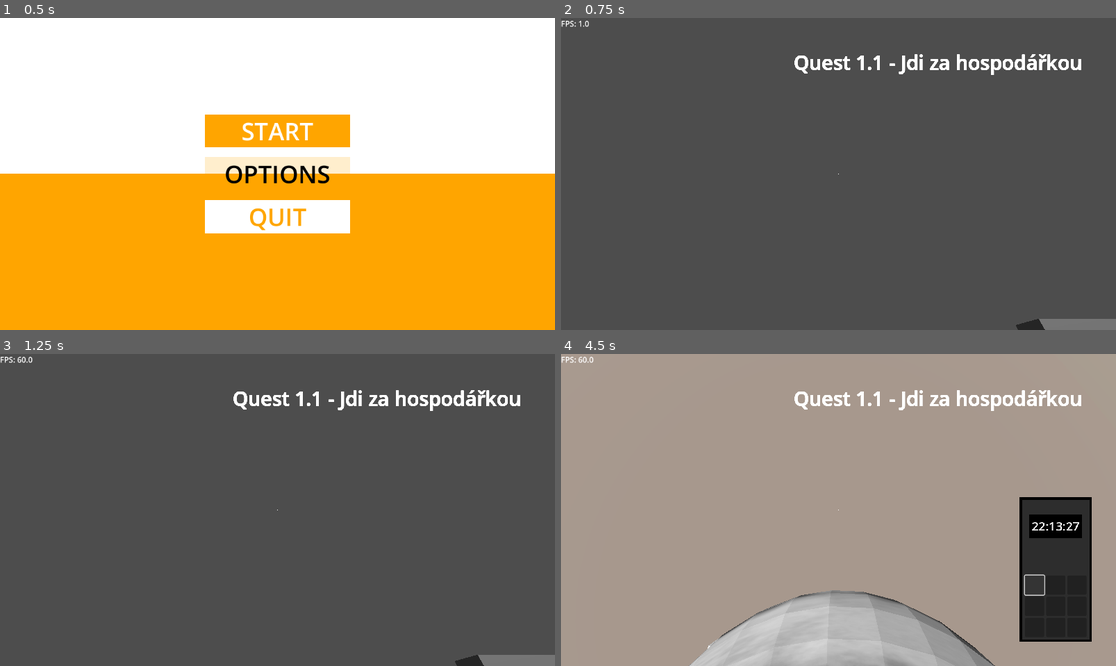
Above: before the commit, frames 1-4 (two rows, left to right).
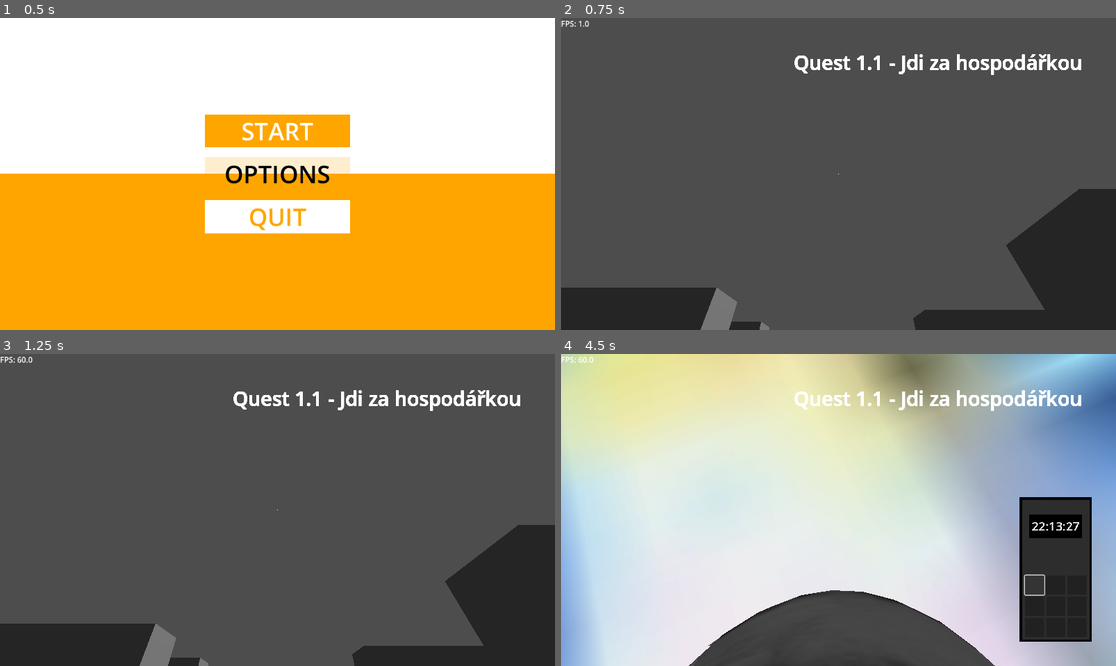
Above: after the commit, the same moments.

Repository: StrahovGameDev/StraHov
Game: Godot game, scene res://00main_scene/game_manager.tscn
Two runs of this game, one before a commit and one after it. Both use one fixed random seed, a clock stepped at 60 frames per second and the inputs below. Video files are missing from this copy of the repository; at most half a second of black plays in their place.
Inputs (mouse positions are in pixels of both pictures, inside the frame that each line leads up to):
- Up to frame 1 (0.5 s): no input
- Up to frame 2 (0.75 s): click "START" at 0.5 s
- Up to frame 3 (1.25 s): no input
- Up to frame 4 (4.5 s): tap Enter (enter) at 1.25 s; move the mouse to (866, 510) at 1.27 s; hold E (accept) 1.28-2.03 s; hold Space (fly_up) 1.28-4.25 s; move the mouse to (810, 510) at 2.02 s; tap Ctrl (duck) at 2.1 s; tap E (accept) at 2.75, 3.5 s; move the mouse to (849, 503) at 2.77 s; hold Enter (enter) 2.78-3.53 s; move the mouse to (832, 516) at 3.52 s; tap Q (phone) at 3.6 s; click (1032, 584) at 4.25 s

Frame 1 is identical in both runs. In frame 2, 12% of the frame differs, in the area x 0-100%, y 54-100%; in frame 3, 12%; in frame 4, 91%, in the area x 0-100%, y 0-100%.

Commit message:
feat: Moved stuff around
Moved blocks to match the map

Diff:
--- a/00main_scene/game_manager.tscn
+++ b/00main_scene/game_manager.tscn
@@ -15,12 +15,51 @@
 script = ExtResource("1_ctrpd")
 
 [node name="Player" parent="." instance=ExtResource("2_ddapi")]
-transform = Transform3D(1, 0, 0, 0, 1, 0, 0, 0, 1, 0, 1.09818, 0)
+transform = Transform3D(1.19249e-08, 0, -1, 0, 1, 0, 1, 0, 1.19249e-08, 33.4796, 1.098, -17.7073)
 
 [node name="DialogTrigger" parent="." instance=ExtResource("4_1lmva")]
-transform = Transform3D(1, 0, 0, 0, 1, 0, 0, 0, 1, 0, 1.15513, -11.1691)
+transform = Transform3D(-4.37114e-08, 0, 1, 0, 1, 0, -1, 0, -4.37114e-08, 110.377, 1.15513, 0.25398)
 
 [node name="Map" parent="." instance=ExtResource("3_ddapi")]
+
+[node name="Block" parent="Map/Blocks" index="0"]
+transform = Transform3D(1.19249e-08, 0, -1, 0, 1, 0, 1, 0, 1.19249e-08, 63.7102, 0, 49.1763)
+
+[node name="Block2" parent="Map/Blocks" index="1"]
+transform = Transform3D(1.19249e-08, 0, -1, 0, 1, 0, 1, 0, 1.19249e-08, 137.571, 0, 50.3234)
+
+[node name="Block3" parent="Map/Blocks" index="2"]
+transform = Transform3D(1.19249e-08, 0, -1, 0, 1, 0, 1, 0, 1.19249e-08, 192.089, 0, 48.8696)
+
+[node name="Block4" parent="Map/Blocks" index="3"]
+transform = Transform3D(1.19249e-08, 0, -1, 0, 1, 0, 1, 0, 1.19249e-08, 246.366, 0, 48.708)
+
+[node name="Block5" parent="Map/Blocks" index="4"]
+transform = Transform3D(1.19249e-08, 0, -1, 0, 1, 0, 1, 0, 1.19249e-08, 107.98, 0, -87.3125)
+
+[node name="Block6" parent="Map/Blocks" index="5"]
+transform = Transform3D(1.19249e-08, 0, -1, 0, 1, 0, 1, 0, 1.19249e-08, 162.79, 0, -89.2065)
+
+[node name="Block7" parent="Map/Blocks" index="6"]
+transform = Transform3D(1.19249e-08, 0, -1, 0, 1, 0, 1, 0, 1.19249e-08, 216.6, 0, -89.1103)
+
+[node name="Block8" parent="Map/Blocks" index="7"]
+transform = Transform3D(1.19249e-08, 0, -1, 0, 1, 0, 1, 0, 1.19249e-08, 328.028, 0, 61.1865)
+
+[node name="Block9" parent="Map/Blocks" index="8"]
+transform = Transform3D(1.19249e-08, 0, -1, 0, 1, 0, 1, 0, 1.19249e-08, 382.547, 0, 61.7881)
+
+[node name="Block10" parent="Map/Blocks" index="9"]
+transform = Transform3D(1.19249e-08, 0, -1, 0, 1, 0, 1, 0, 1.19249e-08, 436.381, 0, 57.9097)
+
+[node name="Block11" parent="Map/Blocks" index="10"]
+transform = Transform3D(-4.37114e-08, 0, 1, 0, 1, 0, -1, 0, -4.37114e-08, 443.734, 0, -31.8106)
+
+[node name="Block12" parent="Map/Blocks" index="11"]
+transform = Transform3D(-4.37114e-08, 0, 1, 0, 1, 0, -1, 0, -4.37114e-08, 480.793, 0, 13.1966)
+
+[node name="CSGBox3D" parent="Map/BusStation" index="0"]
+transform = Transform3D(-4.37114e-08, 0, 1, 0, 1, 0, -1, 0, -4.37114e-08, 76.7746, 1.81844, -247.157)
 
 [node name="WorldEnvironment" type="WorldEnvironment" parent="."]
 environment = SubResource("Environment_ddapi")
@@ -34,7 +73,7 @@
 transform = Transform3D(-3.7215e-06, -0.526793, 0.849994, -2.85555e-08, 0.849994, 0.526793, -1, 1.93619e-06, -3.1783e-06, 315.619, 212.768, 20.358)
 
 [node name="Camera3D2" type="Camera3D" parent="."]
-transform = Transform3D(1, 0, 0, 0, 0.923672, 0.383183, 0, -0.383183, 0.923672, 0.122904, 3.19351, 2.94028)
+transform = Transform3D(1.19249e-08, 0.382683, -0.92388, 0, 0.92388, 0.382683, 1, -4.56345e-09, 1.10172e-08, 30.4796, 3.194, -17.7073)
 
 [node name="CutsceneManager" parent="." instance=ExtResource("8_yvaem")]
 
Not shown: 1 places in 00main_scene/game_manager.tscn that only renumber resources
